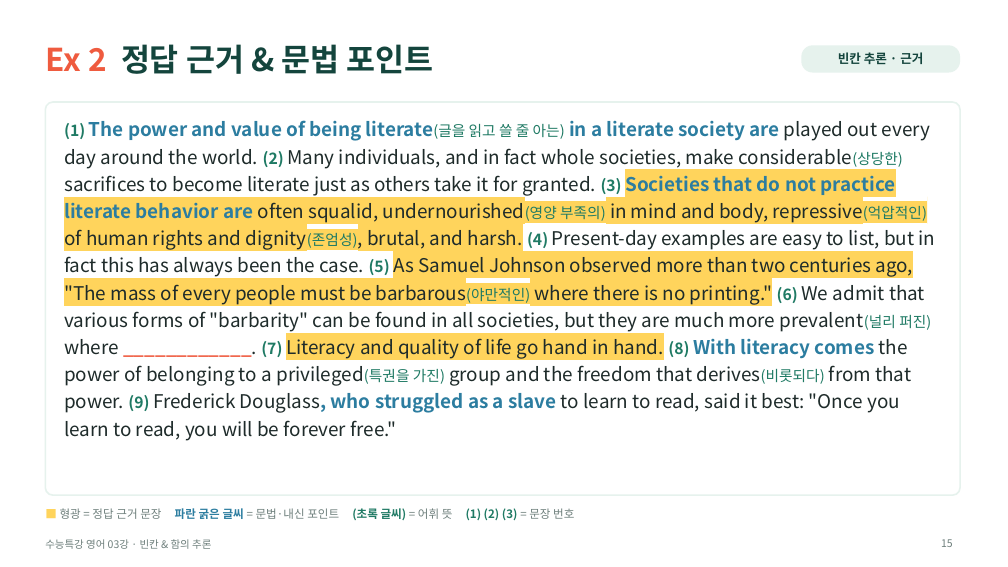
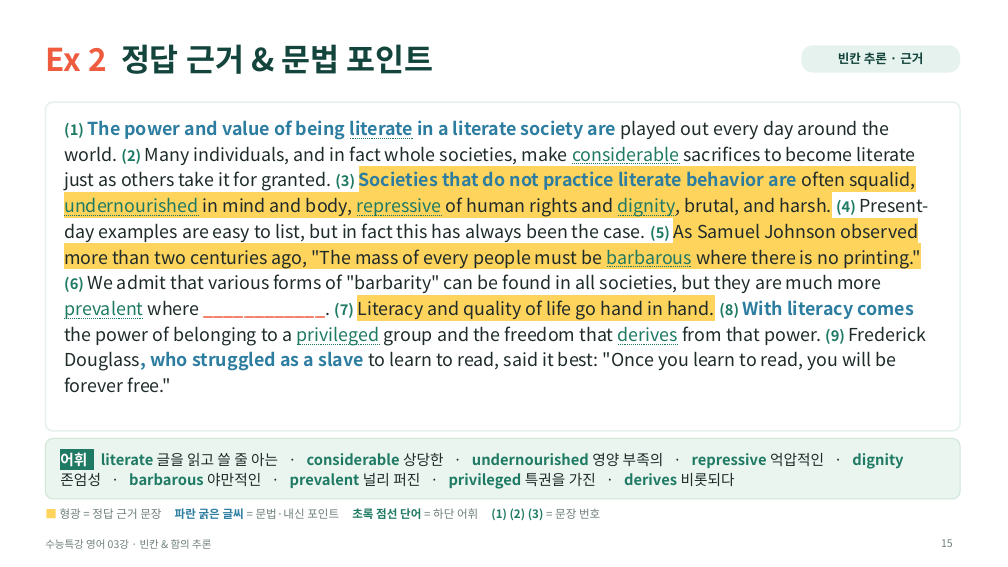
Before and after one commit to HUFSDavid/HUFSDavid, a slide deck: slide 15 of 수능특강_영어_03강_수업PPT.pptx. Drawn at 1008x567 pixels with LibreOffice and Linux fonts; fonts in the diff are those of the drawing. Boxes give left, top, right and bottom in pixels: in the first picture for what was removed or moved away, otherwise in the second. Text is boxed around its words. In the diff, an @@ line names an element or a change of style, - is before the commit and + after.

```diff
--- a/수능특강_영어_03강_수업PPT.pptx
+++ b/수능특강_영어_03강_수업PPT.pptx
@@ rounded rectangle: place and size @@
-rounded rectangle at (45,102,960,495)
+rounded rectangle at (45,102,960,431)
@@ rounded rectangle at (45,102,960,431): proportions changed @@
@@ text at (64,120,929,393): text changed; size 18 to 17 pt @@
-(1) The power and value of being literate(글을 읽고 쓸 줄 아는) in a literate society are played out every day around the world. (2) Many individuals, and in fact whole societies, make considerable(상당한) sacrifices to become literate just as others take it for granted. (3) Societies that do not practice literate behavior are often squalid, undernourished(영양 부족의) in mind and body, repressive(억압적인) of human rights and dignity(존엄성), brutal, and harsh. (4) Present-day examples are easy to list, but in fact this has always been the case. (5) As Samuel Johnson observed more than two centuries ago, "The mass of every people must be barbarous(야만적인) where there is no printing." (6) We admit that various forms of "barbarity" can be found in all societies, but they are much more prevalent(널리 퍼진) where ____________. (7) Literacy and quality of life go hand in hand. (8) With literacy comes the power of belonging to a privileged(특권을 가진) group and the freedom that derives(비롯되다) from that power. (9) Frederick Douglass, who struggled as a slave to learn to read, said it best: "Once you learn to read, you will be forever free."
+(1) The power and value of being literate in a literate society are played out every day around the world. (2) Many individuals, and in fact whole societies, make considerable sacrifices to become literate just as others take it for granted. (3) Societies that do not practice literate behavior are often squalid, undernourished in mind and body, repressive of human rights and dignity, brutal, and harsh. (4) Present-day examples are easy to list, but in fact this has always been the case. (5) As Samuel Johnson observed more than two centuries ago, "The mass of every people must be barbarous where there is no printing." (6) We admit that various forms of "barbarity" can be found in all societies, but they are much more prevalent where ____________. (7) Literacy and quality of life go hand in hand. (8) With literacy comes the power of belonging to a privileged group and the freedom that derives from that power. (9) Frederick Douglass, who struggled as a slave to learn to read, said it best: "Once you learn to read, you will be forever free."
@@ rounded rectangle added at (45,439,960,499), fill #EAF5EF, outline #CFE6D9 1 pt @@
@@ text added at (60,452,903,489), 14 pt, text #1F7A64, bold @@
+어휘 literate 글을 읽고 쓸 줄 아는 · considerable 상당한 · undernourished 영양 부족의 · repressive 억압적인 · dignity 존엄성 · barbarous 야만적인 · prevalent 널리 퍼진 · privileged 특권을 가진 · derives 비롯되다
@@ text at (60,508,600,520): text changed @@
-■ 형광 = 정답 근거 문장 파란 굵은 글씨 = 문법·내신 포인트 (초록 글씨) = 어휘 뜻 (1) (2) (3) = 문장 번호
+■ 형광 = 정답 근거 문장 파란 굵은 글씨 = 문법·내신 포인트 초록 점선 단어 = 하단 어휘 (1) (2) (3) = 문장 번호
```
Also in this commit, not shown: 11 other slides changed.
